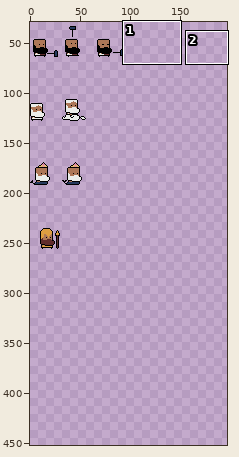
Edited in one commit: sprite sheet (src/assets/characters.png). The first picture is a wide view before the edit; the outline marks the close-up.
Close-up. Before the edit:
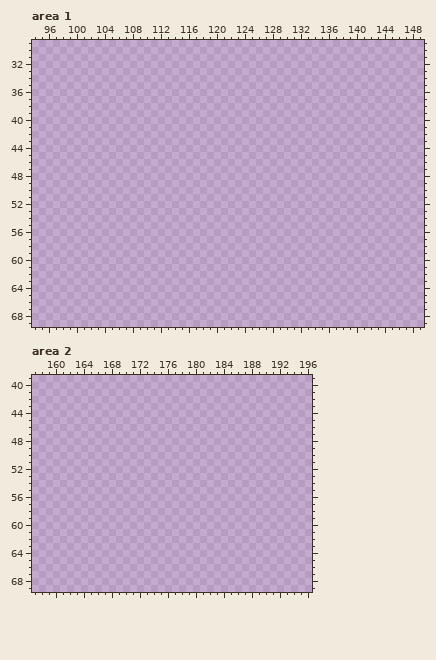
The file is 512x512 pixels. Shown: area 1: x 94..149, y 29..69; area 2: x 157..196, y 39..69. The wide view leaves out empty margins. The commit also changed other parts of the picture, which this record leaves out.
Palette (. is transparent): 
The result:
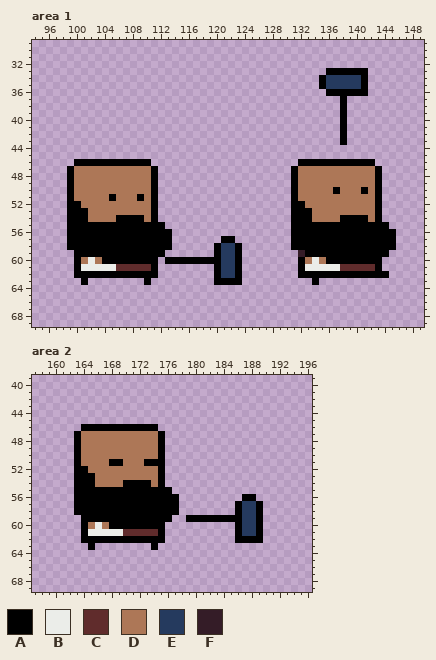
Colours new in this view: A #000000  B #ebede9  C #602c2c  D #ad7757  E #253a5e  F #341c27
Change:
Changed rows in their new state; - is an unchanged pixel.
Area 1:
first column x 99:
33 -------------------------------------AAAAAA----
34 ------------------------------------AEEEEEA----
35 ------------------------------------AEEEEEA----
36 -------------------------------------AAAAAA----
37 ---------------------------------------A-------
38 ---------------------------------------A-------
39 ---------------------------------------A-------
40 ---------------------------------------A-------
41 ---------------------------------------A-------
42 ---------------------------------------A-------
43 ---------------------------------------A-------
46 -AAAAAAAAAAA---------------------AAAAAAAAAAA---
47 ADDDDDDDDDDDA-------------------ADDDDDDDDDDDA--
48 ADDDDDDDDDDDA-------------------ADDDDDDDDDDDA--
49 ADDDDDDDDDDDA-------------------ADDDDDDDDDDDA--
50 ADDDDDDDDDDDA-------------------ADDDDDADDDADA--
51 ADDDDDADDDADA-------------------ADDDDDDDDDDDA--
52 AADDDDDDDDDDA-------------------AADDDDDDDDDDA--
53 AAADDDDDDDDDA-------------------AAADDDDDDDDDA--
54 AAADDDDAAAADA-------------------AAADDDDAAAADA--
55 AAAAAAAAAAAAAA------------------AAAAAAAAAAAAAA-
56 AAAAAAAAAAAAAAA-----------------AAAAAAAAAAAAAAA
57 AAAAAAAAAAAAAAA-------AA--------AAAAAAAAAAAAAAA
58 AAAAAAAAAAAAAAA------AEEA-------AAAAAAAAAAAAAAA
59 -AAAAAAAAAAAAA-------AEEA--------FAAAAAAAAAAAA-
60 -ADBDAAAAAAAA-AAAAAAAAEEA--------ADBDAAAAAAAA--
61 -ABBBBBCCCCCA--------AEEA--------ABBBBBCCCCCA--
62 -AAAAAAAAAAAA--------AEEA--------AAAAAAAAAAAAA-
63 --A--------A---------AAAA----------A-----------
Area 2:
first column x 163:
46 -AAAAAAAAAAA---------------
47 ADDDDDDDDDDDA--------------
48 ADDDDDDDDDDDA--------------
49 ADDDDDDDDDDDA--------------
50 ADDDDDDDDDDDA--------------
51 ADDDDAADDDAAA--------------
52 AADDDDDDDDDDA--------------
53 AAADDDDDDDDDA--------------
54 AAADDDDAAAADA--------------
55 AAAAAAAAAAAAAA-------------
56 AAAAAAAAAAAAAAA---------AA-
57 AAAAAAAAAAAAAAA--------AEEA
58 AAAAAAAAAAAAAAA--------AEEA
59 -AAAAAAAAAAAAA--AAAAAAAAEEA
60 -ADBDAAAAAAAA----------AEEA
61 -ABBBBBCCCCCA----------AEEA
62 -AAAAAAAAAAAA----------AAAA
63 --A--------A---------------
Boxes around the changes in both close-ups, in picture pixels (x1, y1, x2, y2):
added: (291, 68, 396, 285)
added: (67, 159, 242, 285)
added: (74, 424, 263, 550)
